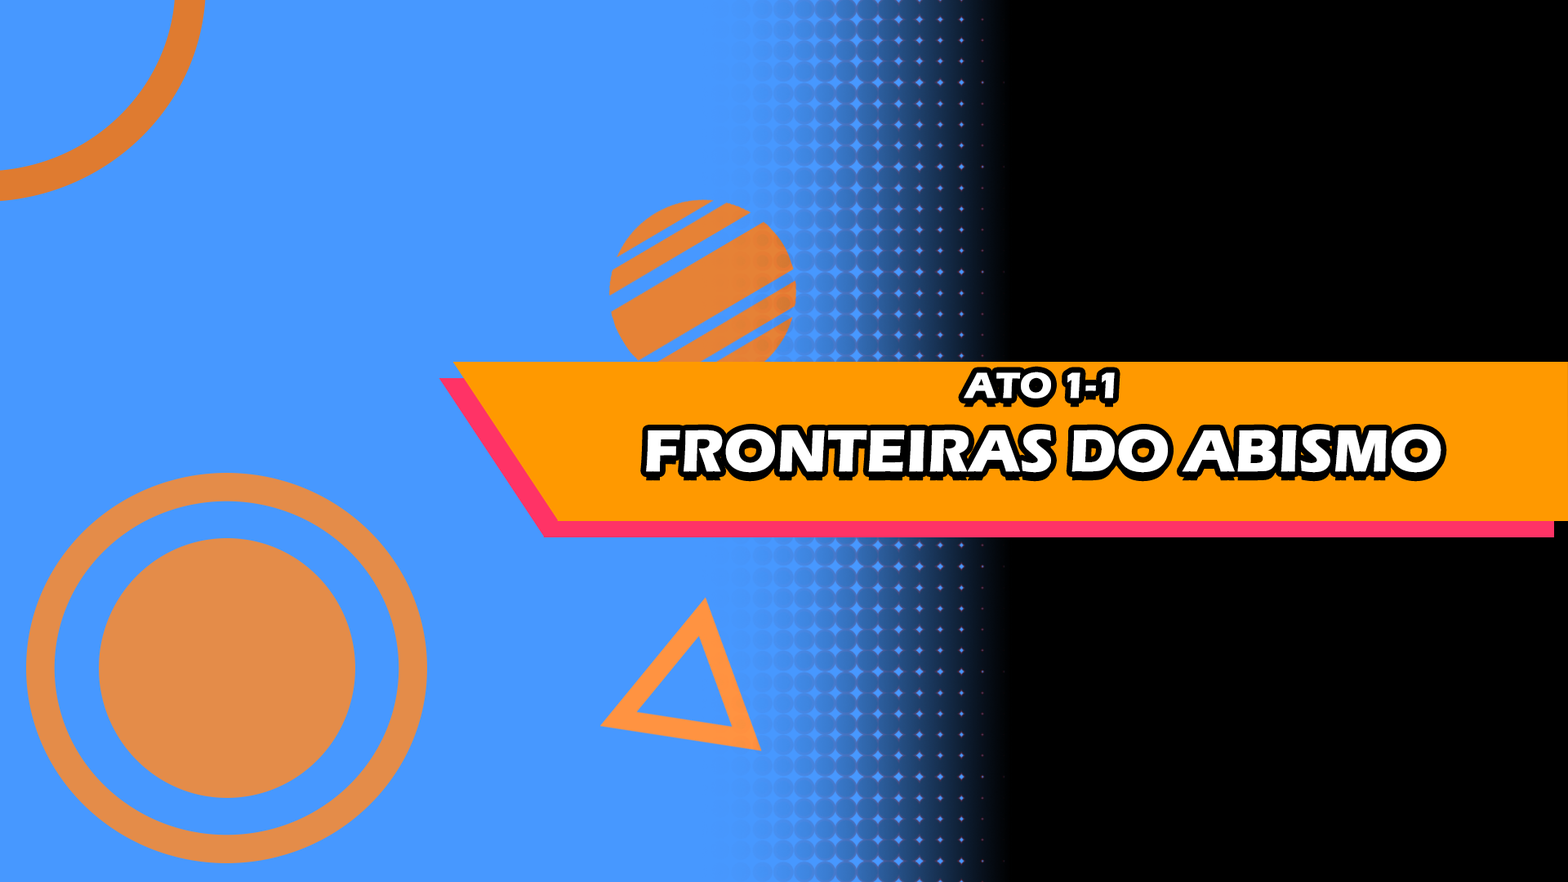
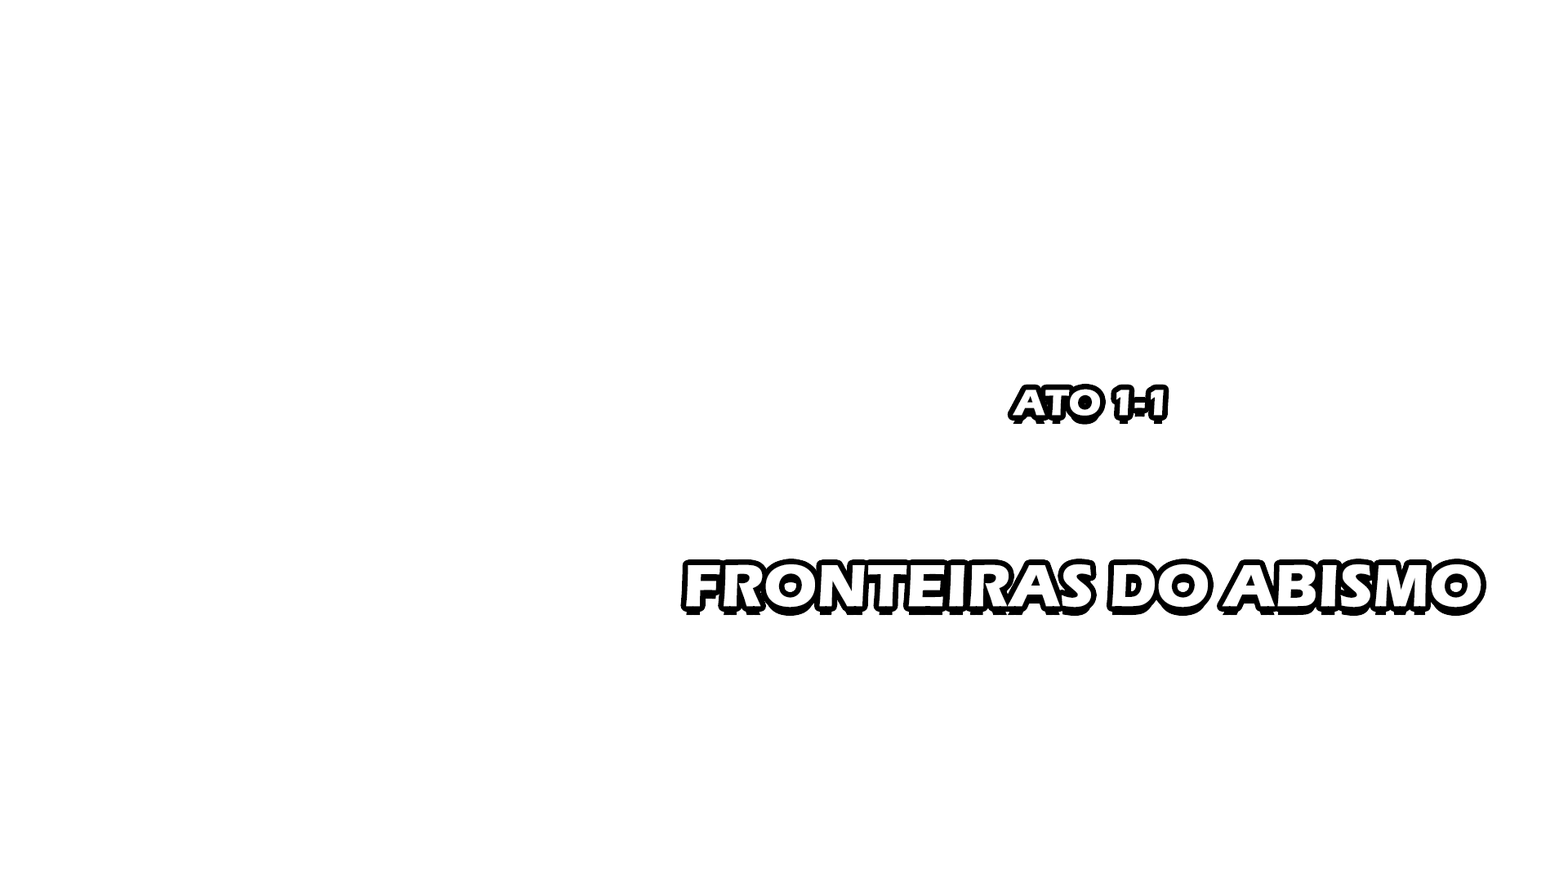
Layered file, before and after one edit (1568x882). Changes by layer:
added layer "FRONTEIRAS DO ABISMO" above "ATO 1-1" over [left=686, top=564, right=1482, bottom=608]
renamed "ATO 1-1 FRONTEIRAS DO ABISMO" to "ATO 1-1", painted on it over [left=645, top=371, right=1442, bottom=473]
hid "Retângulo 3" over [left=452, top=361, right=1568, bottom=522]
hid "Retângulo 2" over [left=702, top=0, right=1568, bottom=882]
hid "Triângulo 1" over [left=599, top=596, right=762, bottom=753]
hid "Elipse 3" over [left=0, top=0, right=206, bottom=202]
hid "Elipse 4" over [left=608, top=199, right=798, bottom=387]
hid "Elipse 2" over [left=26, top=472, right=428, bottom=864]
hid "Camada 0" over [left=0, top=0, right=1568, bottom=882]